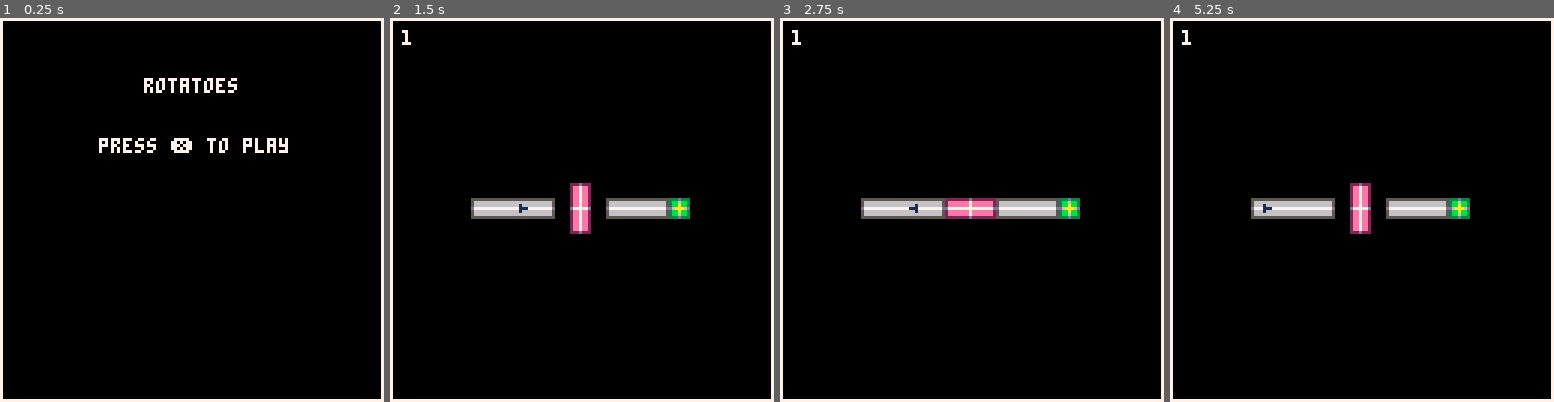
Above: before the commit, frames 1-4 (left to right).
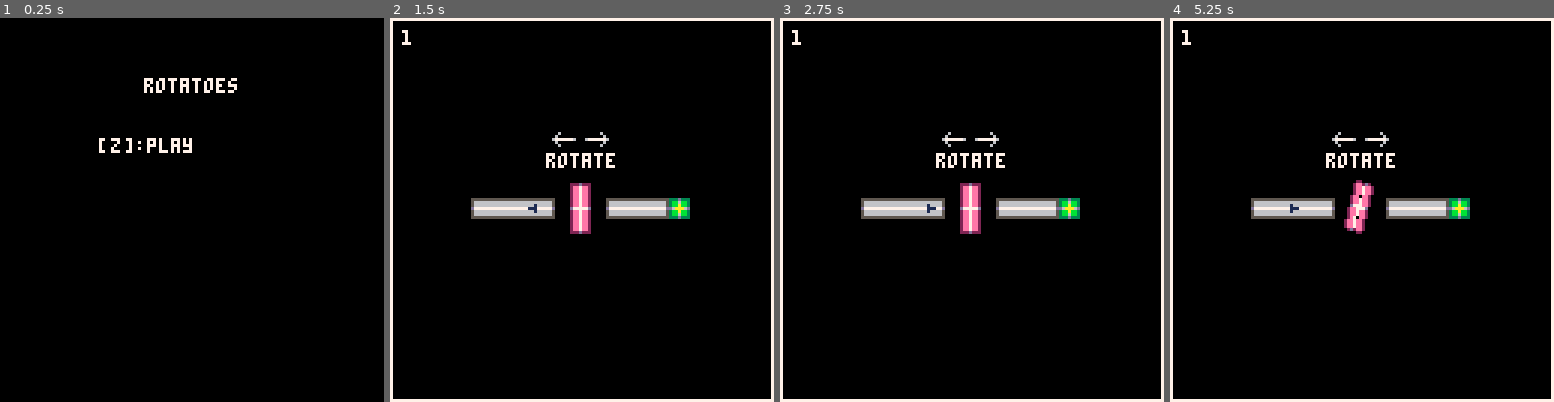
Above: after the commit, the same moments.

Repository: kreludan/rotatoes
Game: PICO-8 cartridge rotatoes.p8
Same seed, same stepped clock (60 frames per second), same inputs: the game is played once before the commit and once after it.
Inputs:
- Up to frame 1 (0.25 s): no input
- Up to frame 2 (1.5 s): tap X (X key) at 0.33, 1.07 s; tap O (Z key) at 0.7 s
- Up to frame 3 (2.75 s): hold Right 1.6-2.1 s; tap O (Z key) at 1.7, 2.1, 2.5 s; tap X (X key) at 1.85 s; hold Up 2.15-2.42 s; hold Right from 2.47 s (still down)
- Up to frame 4 (5.25 s): tap O (Z key) every 0.4 s from 2.9 to 4.9 s; tap X (X key) at 2.97, 4.08, 5.2 s; release Right at 3.03 s; hold Left 3.08-3.58 s; hold Down 3.63-3.97 s; hold Right 4.02-4.68 s; hold Up 4.73-5.03 s; hold Left from 5.08 s (still down)

The runs differ from the first frame. In frame 1, 3.8% of the frame differs, in the area x 0-100%, y 0-100%; in frame 2, 0.6%; in frame 3, 1.5%; in frame 4, 1.1%.

Commit message:
Updated menus

Diff:
--- a/rotatoes.p8
+++ b/rotatoes.p8
@@ -134,24 +134,26 @@
 function _handleinputs()
   if level_state == "menu" then
     handle_menu_input()
+  elseif level_state=="win" or level_state=="lose" then
+    if btnp(🅾️) then
+  _init_level(level_num)
+  elseif btnp(❎) then
+    generate_main_menu()
+    end
   else
-    if btnp(❎) then
-      _init_level(level_num)
-    else
-      handle_playing_input()
-    end
+    handle_playing_input()
   end
 end
 
 function handle_playing_input()
-  if btnp(⬆️) then
+  if btnp(🅾️) then
     if controlled_tile
         == count(rotators_to_draw) then
       controlled_tile = 1
     else
       controlled_tile += 1
     end
-  elseif btnp(⬇️) then
+  elseif btnp(❎) then
     if controlled_tile == 1 then
       controlled_tile = count(rotators_to_draw)
     else
@@ -159,11 +161,11 @@
     end
   end
 
-  if btnp(0) or btnp(1) then
+  if btnp(⬅️) or btnp(➡️) then
     i = controlled_tile
     if rotators_to_draw[i].rotating
         == false then
-      local rotatedir = btnp(0) and 1 or -1
+      local rotatedir = btnp(⬅️) and 1 or -1
       rotators_to_draw[i] = set_rotating(rotators_to_draw[i], rotatedir)
       for j = 1, count(characters_to_draw) do
         if characters_to_draw[j].tile_on == rotators_to_draw[i] then
@@ -203,9 +205,7 @@
 end
 
 function _draw()
-  cls()
   _draw_ui_elements()
-
   if level_state == "menu" then
     generate_main_menu()
   elseif level_state == "win" then
@@ -213,7 +213,10 @@
   elseif level_state == "lose" then
     generate_lose_menu()
   elseif level_state == "playing" then
-    print(tostring(level_num), 4, 4)
+    cls()
+    _draw_ui_elements()
+    print(tostring(level_num), 4, 4, 7)
+    draw_level_text()
     for i = 1, count(rotators_to_draw) do
       if i == controlled_tile then
         draw_tile(rotators_to_draw[i], true)
@@ -1189,24 +1192,37 @@
 -->8
 --menu
 function generate_main_menu()
-  print("rotatoes", 48, 20)
-  print("press ❎ to play", 33, 40)
+  cls()
+  level_state = "menu"
+  level_num = 1
+  print("rotatoes", 48, 20, 7)
+  print("[z]:play", 33, 40, 7)
 end
 
 function handle_menu_input()
-  if btnp(❎) then
+  if btnp(🅾️) then
     _init_level(level_num)
   end
 end
 
 function generate_win_menu()
-  print("you win :0", 45, 20)
-  print("press ❎ to go to next level", 10, 40)
+  rectfill(36, 35, 92, 65, 0)
+  rect(36, 35, 92, 65, 7)
+  print("complete :0", 42, 39, 11)
+  print("next lvl:[ ]", 41, 47, 7)
+  print("main menu:[ ]", 39, 55, 7)
+  print("z", 81, 47, 11)
+  print("x", 83, 55, 8)
 end
 
 function generate_lose_menu()
-  print("you lose :(", 44, 20)
-  print("press ❎ to restart", 28, 40)
+  rectfill(36, 35, 92, 65, 0)
+  rect(36, 35, 92, 65, 7)
+  print("lose :(", 51, 39, 8)
+  print("restart:[ ]", 43, 47, 7)
+  print("main menu:[ ]", 39, 55, 7)
+  print("z", 79, 47, 11)
+  print("x", 83, 55, 8)
 end
 -->8
 --levels
@@ -1278,37 +1294,52 @@
      }}
 }
 
-…(34 lines of a section not shown)…
+function draw_level_text()
+    if level_num == 1 then
+        sspr(0, 16, 8, 5, 54, 38)
+        sspr(0, 24, 8, 5, 65, 38)
+        print("rotate", 52, 45)
+    elseif level_num == 2 then
+        sspr(0, 30, 5, 7, 57, 36)
+        sspr(6, 30, 5, 7, 65, 36)
+        print("tileswap", 48, 45)
+    end
+end
+…(38 lines of a section not shown)…
--- a/src/0.global.lua
+++ b/src/0.global.lua
@@ -130,24 +130,26 @@
 function _handleinputs()
   if level_state == "menu" then
     handle_menu_input()
+  elseif level_state=="win" or level_state=="lose" then
+    if btnp(🅾️) then
+  _init_level(level_num)
+  elseif btnp(❎) then
+    generate_main_menu()
+    end
   else
-    if btnp(❎) then
-      _init_level(level_num)
-    else
-      handle_playing_input()
-    end
+    handle_playing_input()
   end
 end
 
 function handle_playing_input()
-  if btnp(⬆️) then
+  if btnp(🅾️) then
     if controlled_tile
         == count(rotators_to_draw) then
       controlled_tile = 1
     else
       controlled_tile += 1
     end
-  elseif btnp(⬇️) then
+  elseif btnp(❎) then
     if controlled_tile == 1 then
       controlled_tile = count(rotators_to_draw)
     else
@@ -155,11 +157,11 @@
     end
   end
 
-  if btnp(0) or btnp(1) then
+  if btnp(⬅️) or btnp(➡️) then
     i = controlled_tile
     if rotators_to_draw[i].rotating
         == false then
-      local rotatedir = btnp(0) and 1 or -1
+      local rotatedir = btnp(⬅️) and 1 or -1
       rotators_to_draw[i] = set_rotating(rotators_to_draw[i], rotatedir)
       for j = 1, count(characters_to_draw) do
         if characters_to_draw[j].tile_on == rotators_to_draw[i] then
@@ -199,9 +201,7 @@
 end
 
 function _draw()
-  cls()
   _draw_ui_elements()
-
   if level_state == "menu" then
     generate_main_menu()
   elseif level_state == "win" then
@@ -209,7 +209,10 @@
   elseif level_state == "lose" then
     generate_lose_menu()
   elseif level_state == "playing" then
-    print(tostring(level_num), 4, 4)
+    cls()
+    _draw_ui_elements()
+    print(tostring(level_num), 4, 4, 7)
+    draw_level_text()
     for i = 1, count(rotators_to_draw) do
       if i == controlled_tile then
         draw_tile(rotators_to_draw[i], true)
--- a/src/5.menu.lua
+++ b/src/5.menu.lua
@@ -1,20 +1,33 @@
 function generate_main_menu()
-  print("rotatoes", 48, 20)
-  print("press ❎ to play", 33, 40)
+  cls()
+  level_state = "menu"
+  level_num = 1
+  print("rotatoes", 48, 20, 7)
+  print("[z]:play", 33, 40, 7)
 end
 
 function handle_menu_input()
-  if btnp(❎) then
+  if btnp(🅾️) then
     _init_level(level_num)
   end
 end
 
 function generate_win_menu()
-  print("you win :0", 45, 20)
-  print("press ❎ to go to next level", 10, 40)
+  rectfill(36, 35, 92, 65, 0)
+  rect(36, 35, 92, 65, 7)
+  print("complete :0", 42, 39, 11)
+  print("next lvl:[ ]", 41, 47, 7)
+  print("main menu:[ ]", 39, 55, 7)
+  print("z", 81, 47, 11)
+  print("x", 83, 55, 8)
 end
 
 function generate_lose_menu()
-  print("you lose :(", 44, 20)
-  print("press ❎ to restart", 28, 40)
+  rectfill(36, 35, 92, 65, 0)
+  rect(36, 35, 92, 65, 7)
+  print("lose :(", 51, 39, 8)
+  print("restart:[ ]", 43, 47, 7)
+  print("main menu:[ ]", 39, 55, 7)
+  print("z", 79, 47, 11)
+  print("x", 83, 55, 8)
 end
--- a/src/6.levels.lua
+++ b/src/6.levels.lua
@@ -65,3 +65,15 @@
          { "singleton_horiz", 95, 51}
      }}
 }
+
+function draw_level_text()
+    if level_num == 1 then
+        sspr(0, 16, 8, 5, 54, 38)
+        sspr(0, 24, 8, 5, 65, 38)
+        print("rotate", 52, 45)
+    elseif level_num == 2 then
+        sspr(0, 30, 5, 7, 57, 36)
+        sspr(6, 30, 5, 7, 65, 36)
+        print("tileswap", 48, 45)
+    end
+end
Not shown, changed: 23 lines of the sprite sheet (__gfx__) section of rotatoes.p8
